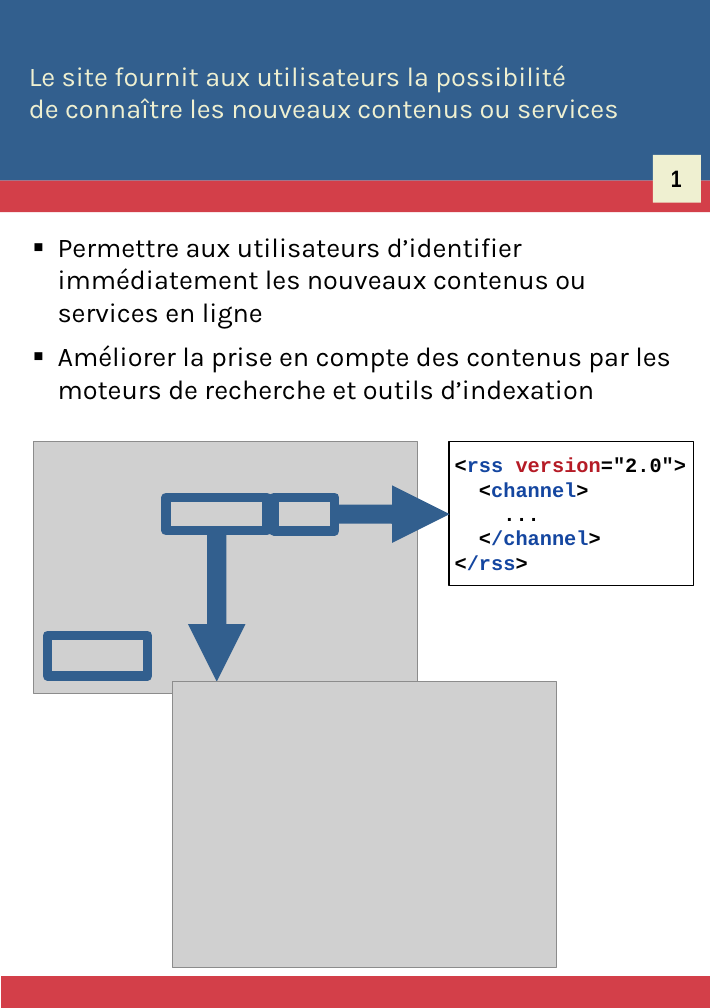
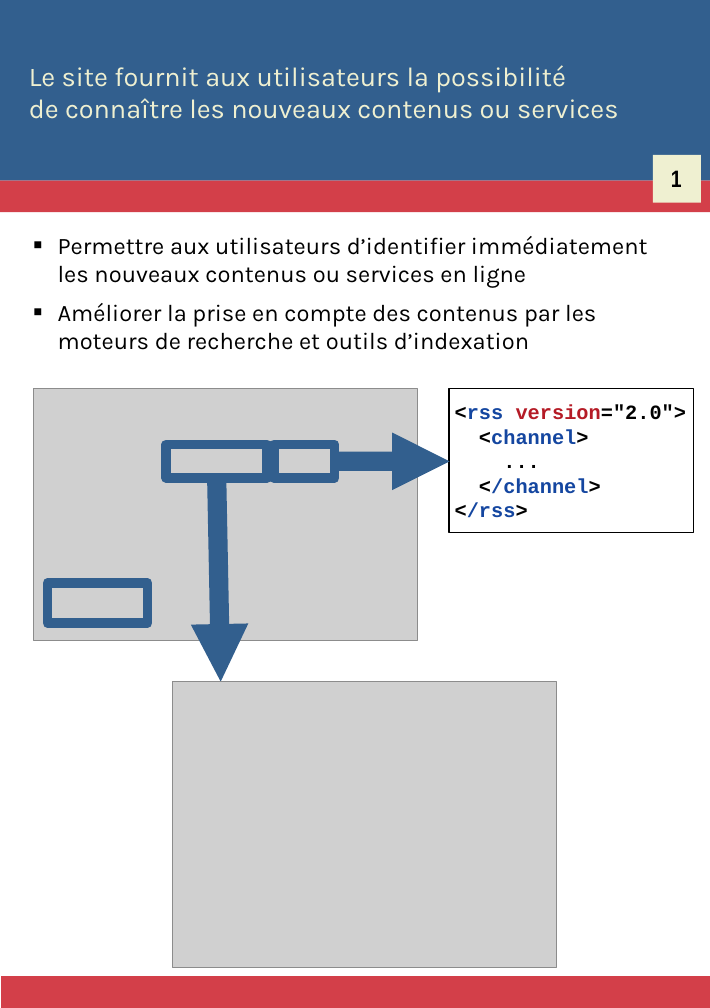
Before and after one commit to Zigazou/bonnes-pratiques-illustrees, a slide deck: slide 4 of bonnes-pratiques.odp. Drawn at 710x1008 pixels with LibreOffice and Linux fonts; fonts in the diff are those of the drawing; grey boxes stand for pictures. Boxes give left, top, right and bottom in pixels: in the first picture for what was removed or moved away, otherwise in the second. Text is boxed around its words. In the diff, an @@ line names an element or a change of style, - is before the commit and + after.

```diff
--- a/bonnes-pratiques.odp
+++ b/bonnes-pratiques.odp
@@ text "Permettre aux utilisateurs d’identifier immédiatement ..." at bbox=[58, 236, 648, 350]: size 16 to 14 pt @@
@@ 3 rectangles: place and size @@
-3 rectangles at bbox=[47, 497, 335, 675]
+3 rectangles at bbox=[47, 445, 335, 622]
@@ arrow moved from (217, 529) - (217, 681) to (217, 475) - (220, 681) @@
@@ 1 picture, 1 rectangle, 1 arrow: place and size @@
-1 picture, 1 rectangle, 1 arrow at bbox=[34, 441, 694, 693]
+1 picture, 1 rectangle, 1 arrow at bbox=[34, 388, 694, 641]
```
Also in this commit, not shown: 60 other slides changed, 180 slides added, 1 slide removed, 14 other files.
